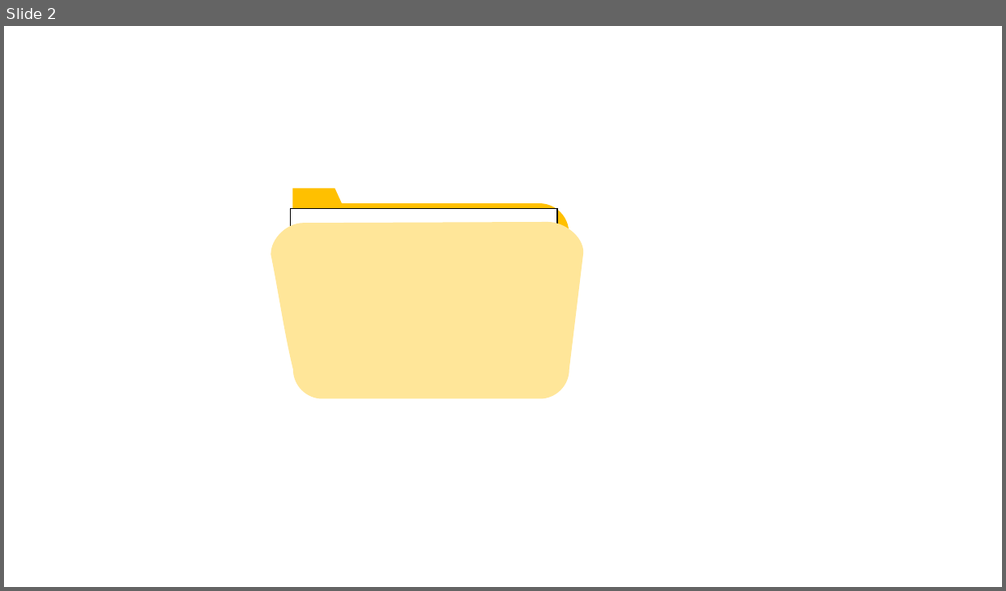
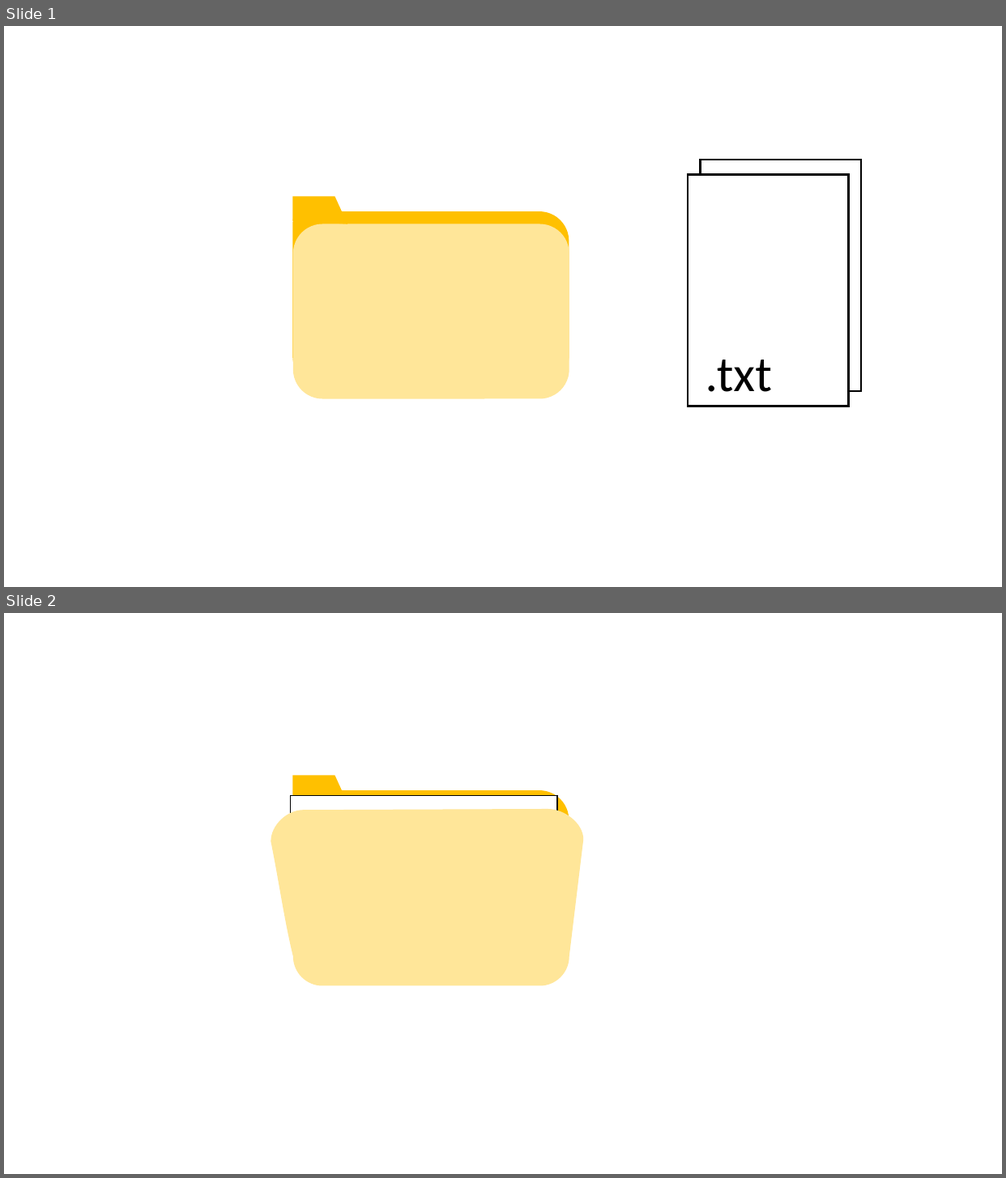
Before and after one commit to MaxMacia/Projet-Portfolio, a slide deck: images/images.pptx. Shown one above the other, each under a label of ours: slide 2 before the commit, slides 1 and 2 after it. The pictures are 1006x591 and 1006x1178 pixels, drawn with LibreOffice and Linux fonts; fonts in the diff are those of the drawing. Boxes give left, top, right and bottom in pixels: in the first picture for what was removed or moved away, otherwise in the second. Text is boxed around its words. In the diff, an @@ line names an element or a change of style, - is before the commit and + after.

```diff
--- a/images/images.pptx
+++ b/images/images.pptx
@@ slide 1 added at [4,26,1002,587], background #FFFFFF @@
@@ rectangle added at [701,160,861,391], fill #FFFFFF, outline #000000 2 pt @@
@@ rectangle added at [688,175,849,407], fill #FFFFFF, outline #000000 2 pt @@
@@ freeform shape added at [293,211,569,386], fill #FFC000, outline #FFC000 1 pt @@
@@ freeform shape added at [293,197,346,224], fill #FFC000, outline #FFC000 1 pt @@
@@ rounded rectangle added at [294,224,569,398], fill #FFE699, outline #FFE699 1 pt @@
@@ text added at [705,360,772,392], 48 pt, text #000000 @@
+.txt
```
Also in this commit, not shown: 1 slide changed, 1 other slide added, 1 slide removed, 9 other files.
